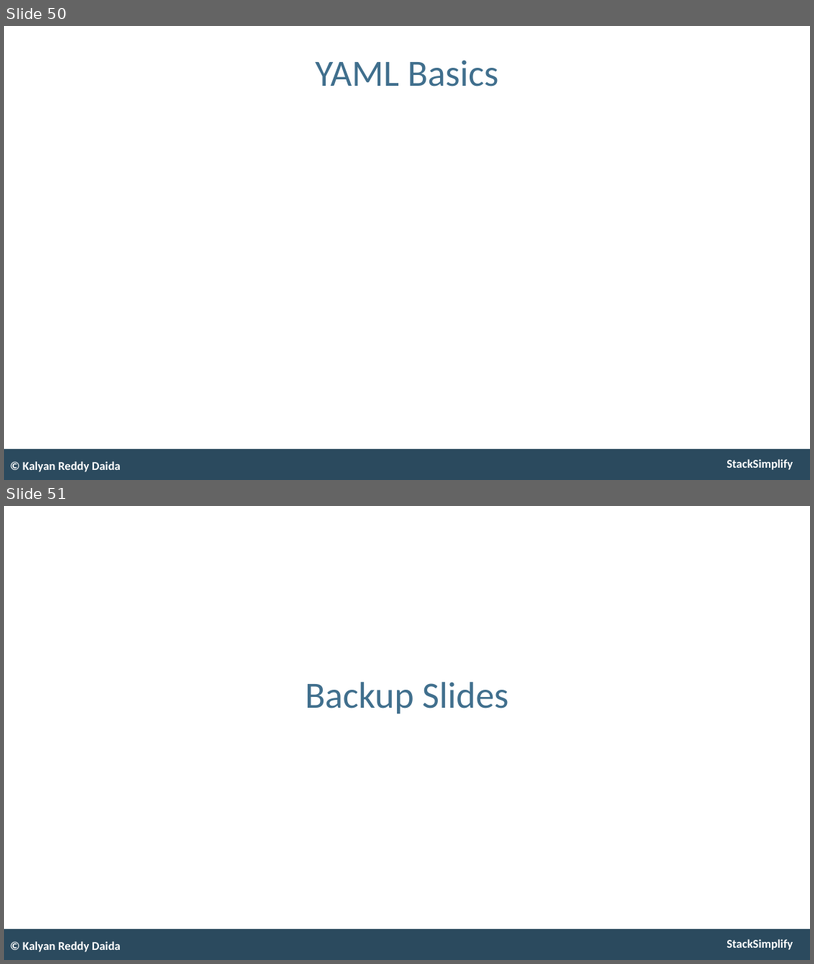
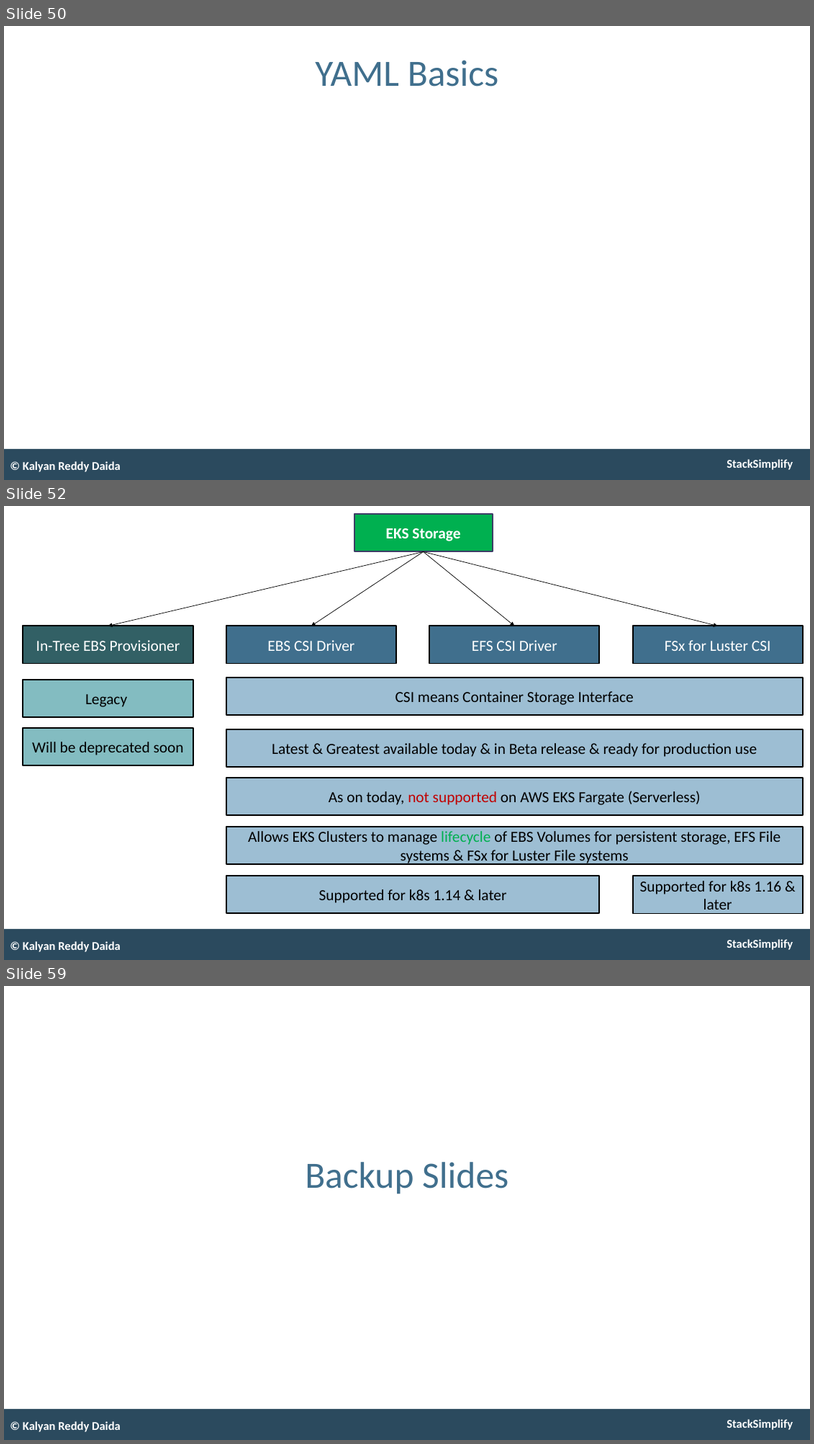
Before and after one commit to stacksimplify/aws-eks-kubernetes-masterclass, a slide deck: presentation/AWS-Fargate-and-EKS-Masterclass.pptx. Shown one above the other, each under a label of ours: slides 50 and 51 before the commit, slides 50, 52 and 59 after it; the slides between them are not shown. The pictures are 814x964 and 814x1444 pixels, drawn with LibreOffice and Linux fonts; fonts in the diff are those of the drawing. Boxes give left, top, right and bottom in pixels: in the first picture for what was removed or moved away, otherwise in the second. Text is boxed around its words. In the diff, an @@ line names an element or a change of style, - is before the commit and + after.

```diff
--- a/presentation/AWS-Fargate-and-EKS-Masterclass.pptx
+++ b/presentation/AWS-Fargate-and-EKS-Masterclass.pptx
@@ slide 52 added at [4, 506, 810, 960], background #FFFFFF; not listed: 2 template elements that a slide beside it also shows @@
@@ rectangle added at [354, 514, 492, 551], fill #00B050, outline #3D3E66 2 pt, 22 pt, text #FFFFFF, bold @@
+EKS Storage
@@ arrow added from (423, 552) to (108, 626), #000000 0.75 pt @@
@@ arrow added from (423, 552) to (311, 626), #000000 0.75 pt @@
@@ arrow added from (423, 552) to (514, 626), #000000 0.75 pt @@
@@ arrow added from (423, 552) to (718, 626), #000000 0.75 pt @@
@@ rectangle added at [23, 626, 193, 663], fill #326065, outline #000000 2 pt, 22 pt, text #FFFFFF @@
+In-Tree EBS Provisioner
@@ rectangle added at [226, 626, 396, 663], fill #406F8D, outline #000000 2 pt, 22 pt, text #FFFFFF @@
+EBS CSI Driver
@@ rectangle added at [430, 626, 600, 663], fill #406F8D, outline #000000 2 pt, 22 pt, text #FFFFFF @@
+EFS CSI Driver
@@ rectangle added at [633, 626, 803, 663], fill #406F8D, outline #000000 2 pt, 22 pt, text #FFFFFF @@
+FSx for Luster CSI
@@ rectangle added at [226, 677, 803, 715], fill #9DBED3, outline #000000 2 pt, 22 pt, text #000000 @@
+CSI means Container Storage Interface
@@ rectangle added at [23, 680, 193, 717], fill #83BCC1, outline #000000 2 pt, 22 pt, text #000000 @@
+Legacy
@@ rectangle added at [23, 727, 193, 764], fill #83BCC1, outline #000000 2 pt, 22 pt, text #000000 @@
+Will be deprecated soon
@@ rectangle added at [226, 729, 803, 767], fill #9DBED3, outline #000000 2 pt, 22 pt, text #000000 @@
+Latest & Greatest available today & in Beta release & ready for production use
@@ rectangle added at [226, 777, 803, 815], fill #9DBED3, outline #000000 2 pt, 22 pt, text #000000 @@
+As on today, not supported on AWS EKS Fargate (Serverless)
@@ rectangle added at [226, 826, 803, 864], fill #9DBED3, outline #000000 2 pt, 22 pt, text #000000 @@
+Allows EKS Clusters to manage lifecycle of EBS Volumes for persistent storage, EFS File systems & FSx for Luster File systems
@@ rectangle added at [226, 875, 599, 913], fill #9DBED3, outline #000000 2 pt, 22 pt, text #000000 @@
+Supported for k8s 1.14 & later
@@ rectangle added at [633, 876, 803, 914], fill #9DBED3, outline #000000 2 pt, 22 pt, text #000000 @@
+Supported for k8s 1.16 & later
@@ text added at [23, 941, 121, 952], 17 pt, text #FFFFFF, bold @@
+© Kalyan Reddy Daida
@@ what was slide 51 is now slide 59 @@
```
Also in this commit, not shown: 9 other slides added, 3 other files.
